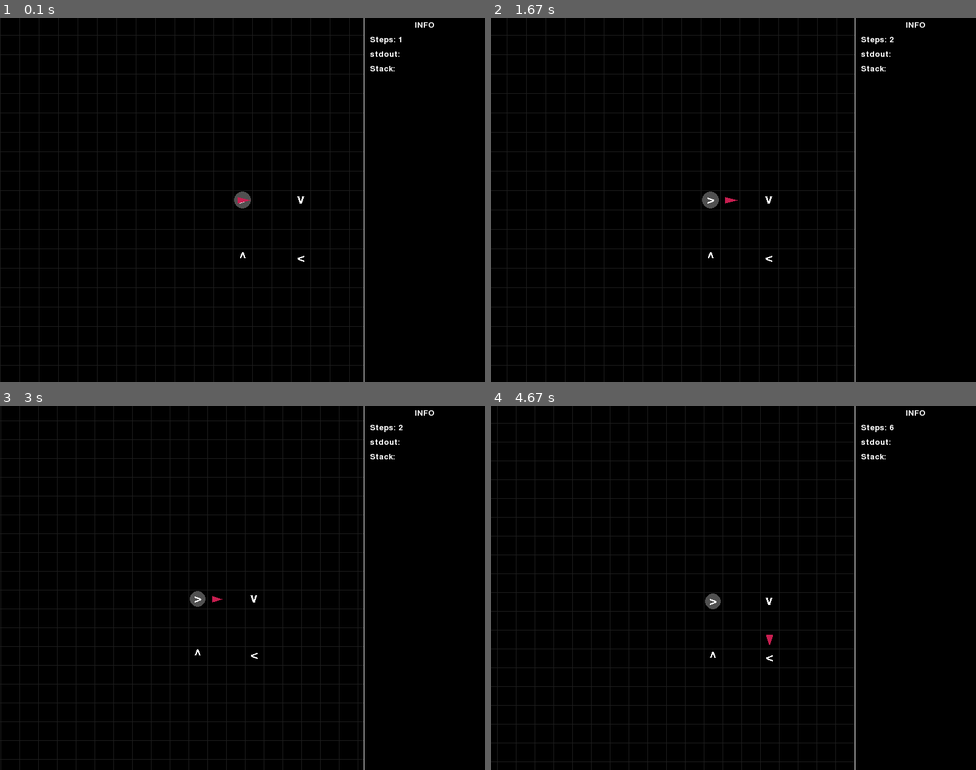
Above: before the commit, frames 1-4 (two rows, left to right).
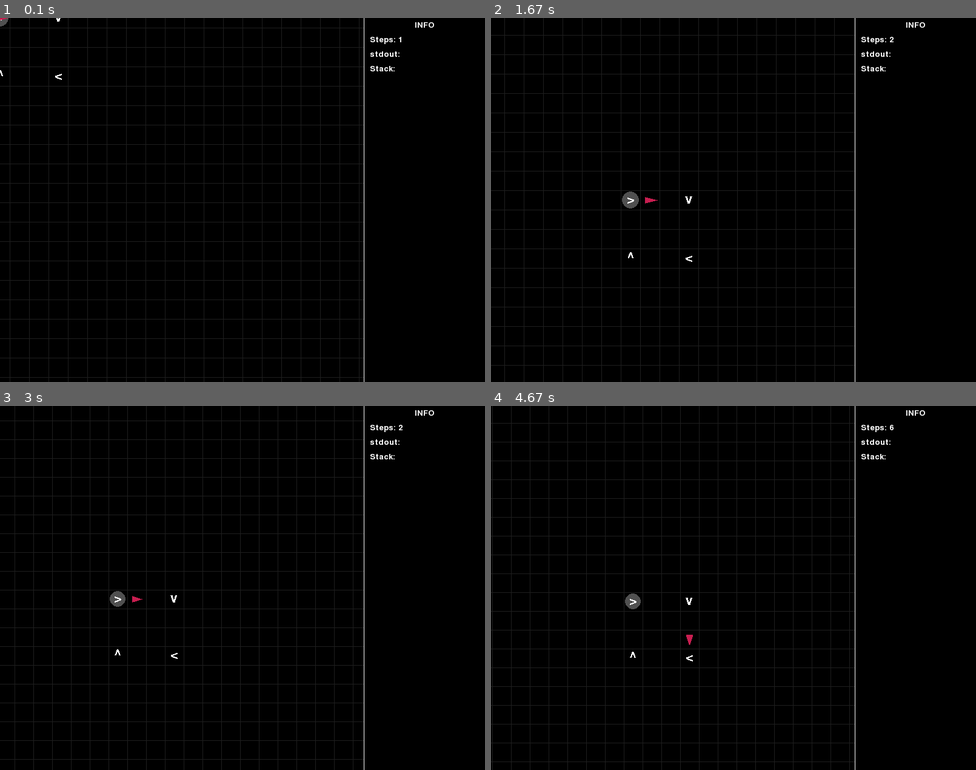
Above: after the commit, the same moments.

Repository: FergusonAJ/befungle_93_pygame
Game: pygame game, started from befungle93_pygame.py
The game is run twice, just before and just after one commit, with the same random seed, the same clock (stepped at 60 frames per second) and the same inputs.
Inputs:
- Up to frame 1 (0.1 s): no input
- Up to frame 2 (1.67 s): tap F at 0.33 s; tap Space at 0.67 s; hold F 1-1.47 s; hold Right 1-1.47 s; hold Right from 1.5 s (still down)
- Up to frame 3 (3 s): release Right at 1.97 s; hold Up 2-2.3 s; hold Right 2.33-2.8 s; hold Left from 2.83 s (still down); tap - at 2.98 s
- Up to frame 4 (4.67 s): release Left at 3.37 s; hold Down 3.4-3.7 s; hold Left 3.73-4.13 s; tap Space at 3.8, 4.1, 4.23, 4.63 s; hold Up 4.17-4.53 s; hold Right from 4.57 s (still down)

The runs differ from the first frame. In frame 1, 9.1% of the frame differs, in the area x 0-75%, y 0-100%; in frame 2, 4.8%; in frame 3, 5.0%; in frame 4, 5.2%.

Commit message:
Add quality of life features auto-zoom and follow

Diff:
--- a/befungle93_pygame.py
+++ b/befungle93_pygame.py
@@ -389,6 +389,9 @@
 class Playfield:
   def __init__(self, filename=None):
     self.field = {}
+    self.filename = filename
+    self.max_col = 0
+    self.max_row = 0
     if filename is not None:
       self.load(filename)
 
@@ -407,6 +410,11 @@
         for c in line.rstrip('\n'):
           if c != '':
             self.field[(row, col)] = GetInstruction(c)
+            if c != ' ':
+              if col > self.max_col:
+                self.max_col = col
+              if row > self.max_row:
+                self.max_row = row
           col += 1
         row += 1
 
@@ -493,16 +501,26 @@
       if key == 'screen_height':
         self.screen_res[1] = kwargs[key]
     self.screen = pygame.display.set_mode(self.screen_res)
-    self.pixel_offset = [self.screen_res[0] // 2, self.screen_res[1] // 2]
+    self.pixel_offset = [0,0]#[self.screen_res[0] // 2, self.screen_res[1] // 2]
     self.tile_size = 32
     self.max_timer_ticks = 6
     self.timer_ticks = self.max_timer_ticks
     self.info_pane_width = self.screen_res[0] // 4
+    if self.program.field.filename is not None:
+      max_col = self.program.field.max_col
+      max_row = self.program.field.max_row
+      print(f'Found {max_row} rows and {max_col} columns!')
+      width_pixels = self.screen_res[0] - self.info_pane_width
+      tile_size_col = width_pixels // (max_col+2)
+      tile_size_row = self.screen_res[1] // (max_row+2)
+      self.tile_size = min(tile_size_col, tile_size_row)
+      self.pixel_offset = [self.tile_size, self.tile_size]
 
   def run(self):
     self.clock = pygame.time.Clock()
     self.is_running = True
     self.is_paused = True
+    self.is_following = False
     while self.is_running:
       self.handle_input()
       if not self.is_paused:
@@ -534,6 +552,8 @@
           self.max_timer_ticks = max(self.max_timer_ticks - 1, 1)
         elif evt.key == pygame.K_RIGHTBRACKET:
           self.max_timer_ticks += 1
+        elif evt.key == pygame.K_f:
+          self.is_following = not self.is_following
     pressed_keys = pygame.key.get_pressed()
     offset = 1
     if pressed_keys[pygame.K_LSHIFT] or pressed_keys[pygame.K_RSHIFT]:
@@ -553,6 +573,11 @@
   def render(self):
     self.screen.fill((0,0,0))
     # Draw the origin for reference
+    if self.is_following:
+      grid_width = self.screen_res[0] - self.info_pane_width
+      x = -self.program.PC[1] * self.tile_size + grid_width // 2
+      y = -self.program.PC[0] * self.tile_size + self.screen_res[1] // 2
+      self.pixel_offset = [x, y]
     origin_x = self.pixel_offset[0]
     origin_y = self.pixel_offset[1]
     origin_radius = self.tile_size // 2 - 2
Not shown, changed: examples/random.bf
